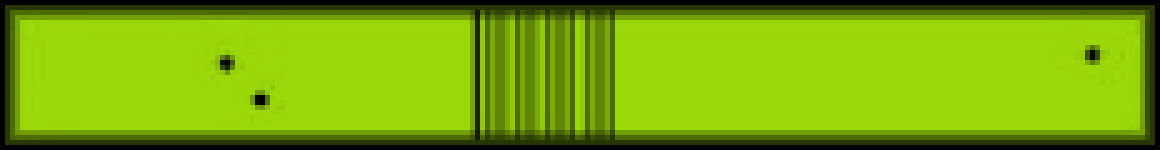
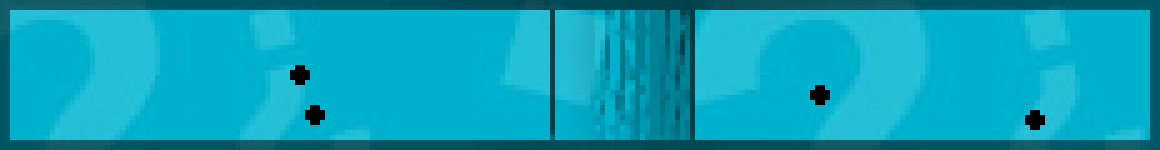
Comparing the layer stacks of the two 1160x150 images. Changes:
renamed "Fold" to "Frame", painted on it over [0, 0, 1160, 150]
added group "Series 5" with 33 layers above "Series 4" over [0, 0, 1160, 150]
added layer "5-09 Gladiator" in group "Series 5" over [290, 65, 1045, 130]
added group "Photos" with 16 layers in group "Series 5" over [0, 0, 1160, 150]
added layer "Series 5 bg" in group "Series 5" over [0, 0, 1160, 150]
hid group "Series 3" (17 layers) over [0, 0, 1160, 150]
hid "3-16" over [10, 10, 1150, 140]
